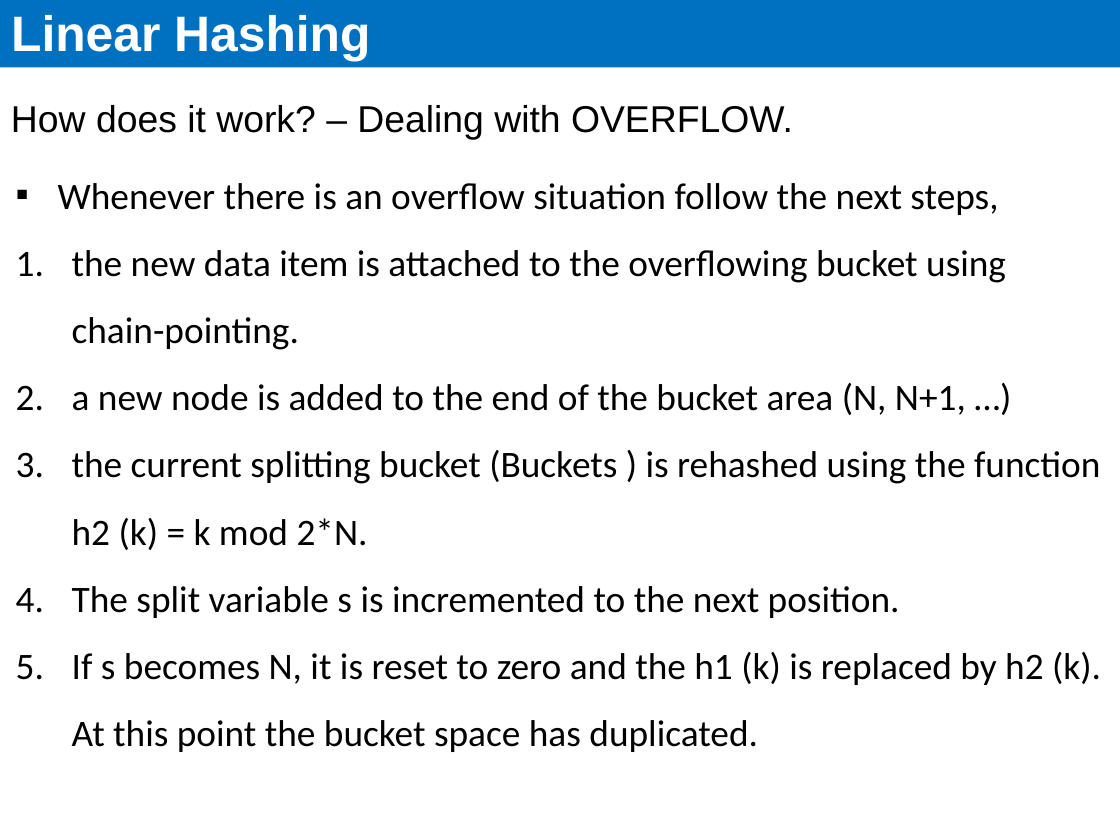
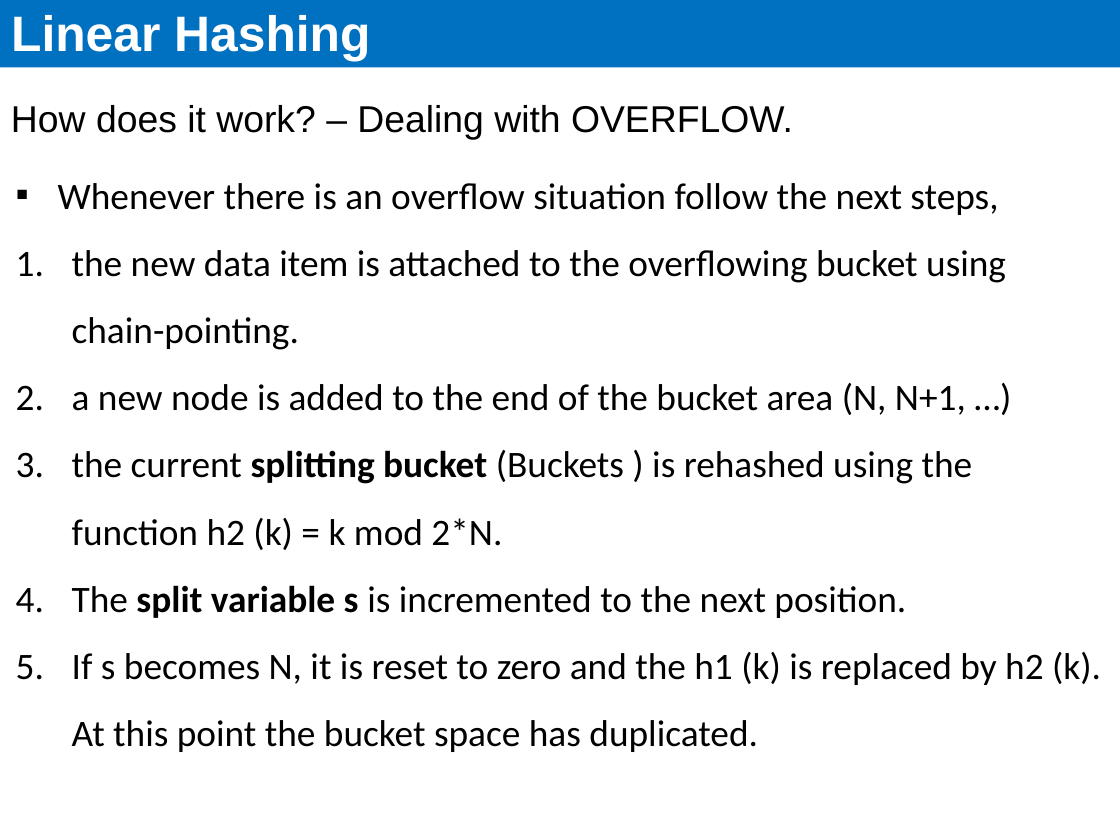
Before and after one commit to ECEG4191/Lecture-Slides, a slide deck: slide 45 of 8.4 Hashing Techniques.pptx. Drawn at 1120x840 pixels with LibreOffice and Linux fonts; fonts in the diff are those of the drawing. Boxes give left, top, right and bottom in pixels: in the first picture for what was removed or moved away, otherwise in the second. Text is boxed around its words. In the diff, an @@ line names an element or a change of style, - is before the commit and + after.

```diff
--- a/8.4 Hashing Techniques.pptx
+++ b/8.4 Hashing Techniques.pptx
@@ text at box(72, 450, 973, 618): bold on in "splitting bucket", "split variable s" @@
```
Also in this commit, not shown: 3 other slides changed, 5 slides added.
